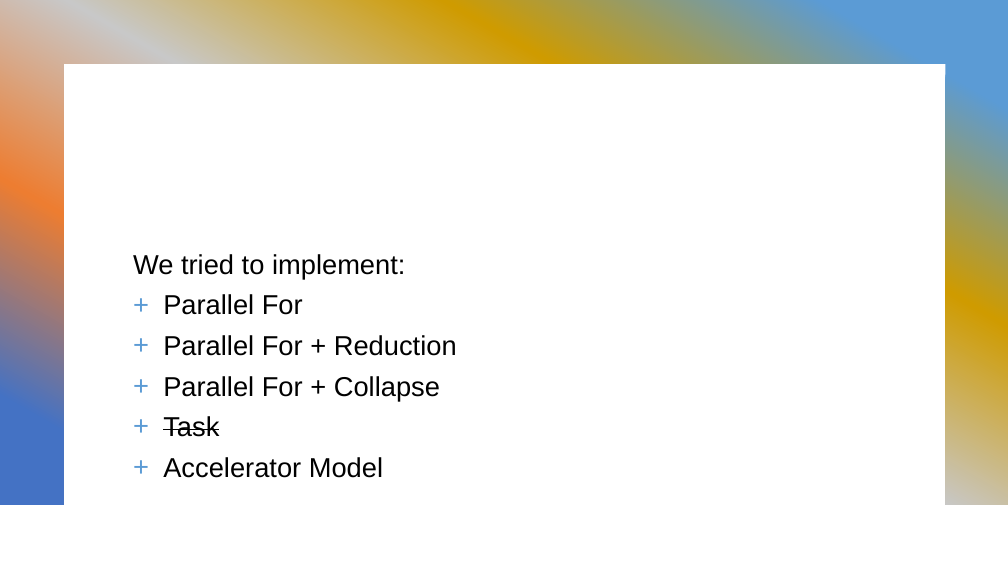
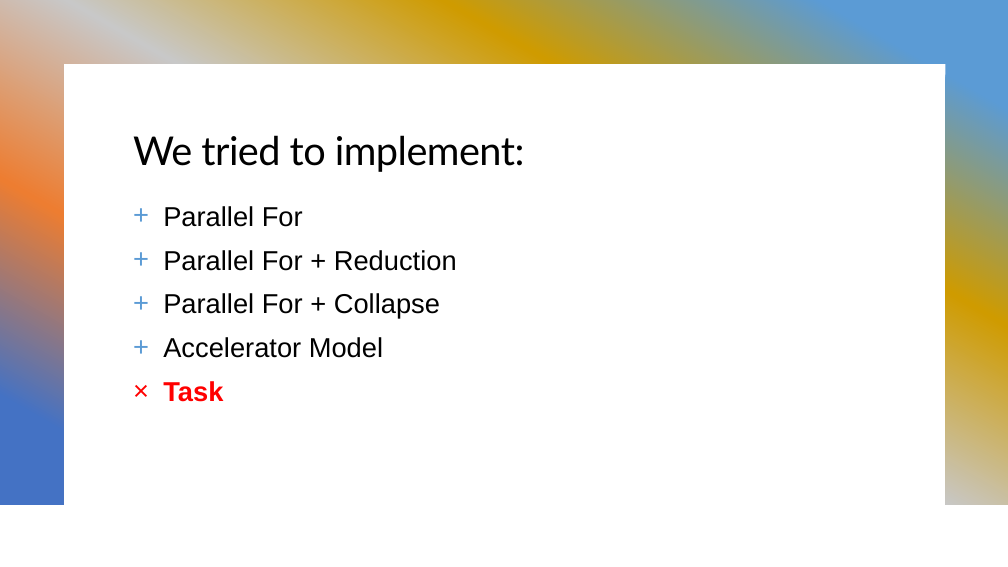
Before and after one commit to salor02/assignment-HPC, a slide deck: slide 4 of assignment-1/ATAX Problem Optimization.pptx (slide 3 before the commit). Drawn at 1008x567 pixels with LibreOffice and Linux fonts; fonts in the diff are those of the drawing. Boxes give left, top, right and bottom in pixels: in the first picture for what was removed or moved away, otherwise in the second. Text is boxed around its words. In the diff, an @@ line names an element or a change of style, - is before the commit and + after.

Commit message:
updated presentation

```diff
--- a/assignment-1/ATAX Problem Optimization.pptx
+++ b/assignment-1/ATAX Problem Optimization.pptx
@@ title added at [133,135,525,172], 37.8 pt, text #000000 @@
+We tried to implement:
@@ text "Parallel For": place and size @@
-text "Parallel For" at [133,254,457,478]
+text "Parallel For" at [163,206,457,402]
@@ text at [163,206,457,402]: text colour #000000 to #FF0000, bold on, strikethrough off in "Task"; line spacing 0.95 to 1.05; bullet + to ×; bullet colour #5B9BD5 to #FF0000 @@
@@ text at [133,254,405,279]: paragraph removed @@
-We tried to implement:
@@ text at [163,337,383,358]: paragraph added @@
++ Accelerator Model
@@ text at [163,457,383,478]: paragraph removed @@
-+ Accelerator Model
```
Also in this commit, not shown: 2 other slides changed, 2 slides added, 1 slide removed.
